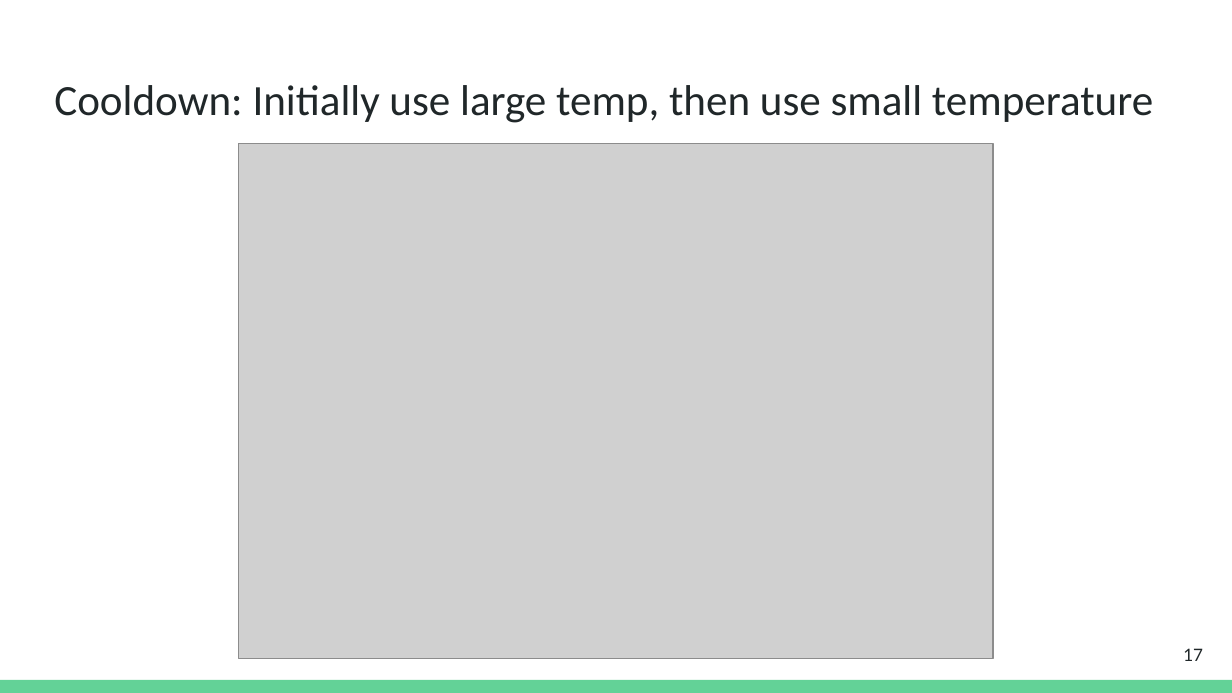
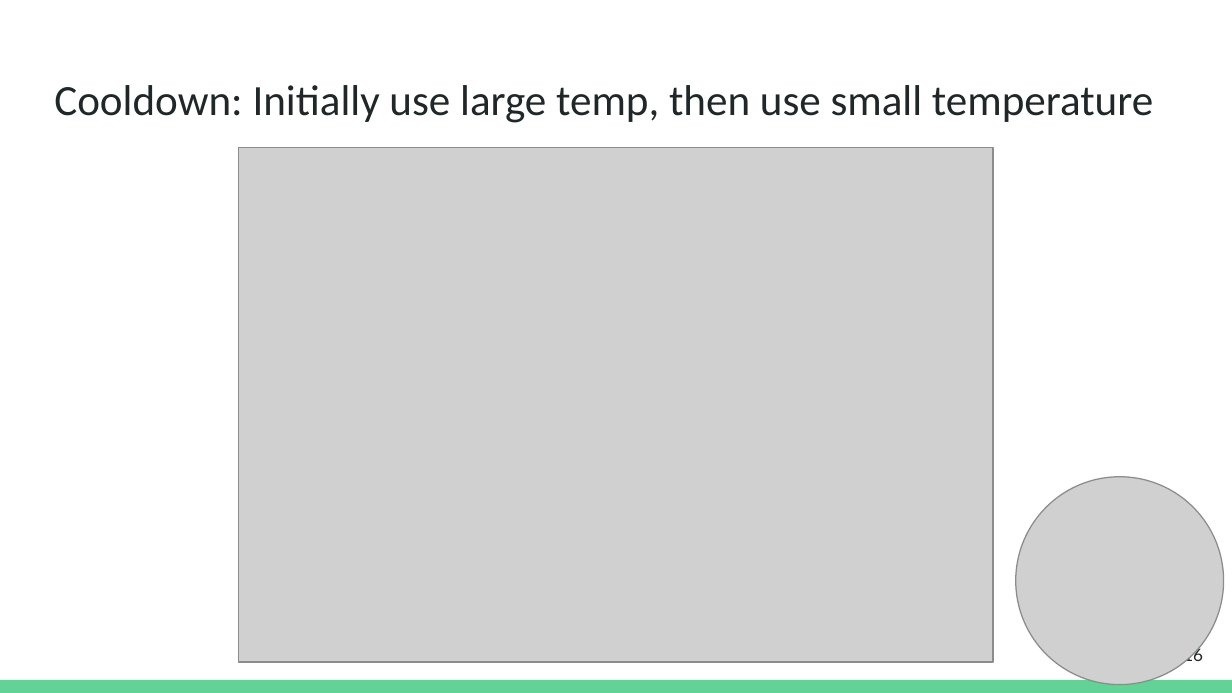
Before and after one commit to danyaljj/homepage, a slide deck: slide 16 of files/2025_cooldown/Cooldown_NAACL_2025_10min.pptx (slide 17 before the commit). Drawn at 1232x693 pixels with LibreOffice and Linux fonts; fonts in the diff are those of the drawing; grey boxes stand for pictures. Boxes give left, top, right and bottom in pixels: in the first picture for what was removed or moved away, otherwise in the second. Text is boxed around its words. In the diff, an @@ line names an element or a change of style, - is before the commit and + after.

```diff
--- a/files/2025_cooldown/Cooldown_NAACL_2025_10min.pptx
+++ b/files/2025_cooldown/Cooldown_NAACL_2025_10min.pptx
@@ picture: place and size @@
-picture at bbox=[239, 144, 993, 659]
+picture at bbox=[239, 148, 993, 663]
@@ picture added at bbox=[1015, 477, 1223, 685] @@
@@ page number at bbox=[1183, 647, 1203, 666]: text changed @@
-17
+16
```
Also in this commit, not shown: 15 other slides changed, 5 slides added, 6 slides removed, 3 other files.
